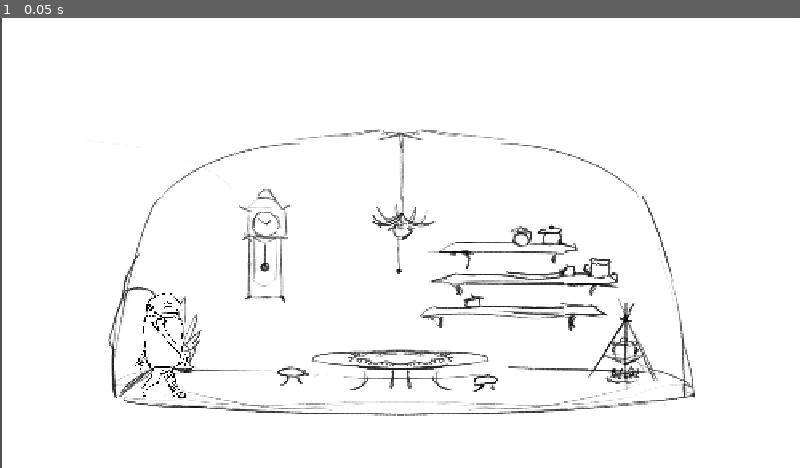
Above: before the commit, frame 1.
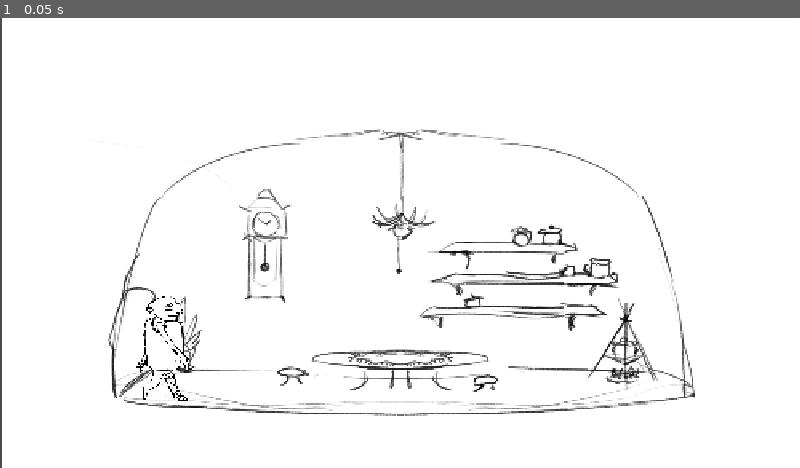
Above: after the commit, the same moment.

Repository: Rudolf-s-gang/projekt-1
Game: Godot game, scene res://scenes/game.tscn
Same seed, same stepped clock (60 frames per second), same inputs: the game is played once before the commit and once after it.
Inputs:
- Up to frame 1 (0.05 s): no input

The runs differ from the first frame. In frame 1, 0.4% of the frame differs, in the area x 16-24%, y 61-86%.

Commit message:
fix: refine player placement and navigation area

Diff:
--- a/scenes/game.tscn
+++ b/scenes/game.tscn
@@ -4,9 +4,9 @@
 [ext_resource type="Texture2D" uid="uid://bqg4ts104n0xu" path="res://assets/sprites/mistnost.jpg" id="2_yqjtg"]
 
 [sub_resource type="NavigationPolygon" id="NavigationPolygon_yqjtg"]
-vertices = PackedVector2Array(-3183.99, 574.32, -4149.29, 518.656, -3958.65, 399.477, -3303.5, 383.703, -3228.98, 488.891, -1739.3, 504.961, -1480.51, 580.688, -1642.62, 399.547, -1195.95, 399.547, -812.133, 502.18, -543.898, 407.82, -516.008, 445.844, -530.453, 498.328)
+vertices = PackedVector2Array(-3183.99, 574.32, -4149.3, 518.656, -3958.65, 399.477, -3303.5, 383.703, -3228.98, 488.891, -1738.43, 504.969, -1480.5, 580.688, -1641.88, 364.602, -1191.99, 380.328, -812.391, 502.273, -543.898, 407.82, -516.008, 445.844, -530.453, 498.328)
 polygons = Array[PackedInt32Array]([PackedInt32Array(0, 1, 2, 3, 4), PackedInt32Array(0, 4, 5, 6), PackedInt32Array(6, 5, 7, 8, 9), PackedInt32Array(9, 10, 11, 12), PackedInt32Array(9, 12, 6)])
-outlines = Array[PackedVector2Array]([PackedVector2Array(-41 …(92 unchanged characters)… -540.223, 395.931, -812.53, 491.72, -1194.64, 389.545, -1647.02, 389.545, -1743.65, 494.913, -3223.77, 478.948, -3298.43, 373.58, -3961.63, 389.545)])
+outlines = Array[PackedVector2Array]([PackedVector2Array(-41 …(92 unchanged characters)… -540.223, 395.931, -812.53, 491.72, -1190.25, 370.387, -1647.02, 354.422, -1743.65, 494.913, -3223.77, 478.948, -3298.43, 373.58, -3961.63, 389.545)])
 parsed_geometry_type = 1
 parsed_collision_mask = 4294967041
 
@@ -14,7 +14,7 @@
 
 [node name="Player" parent="." instance=ExtResource("1_uwrxv")]
 top_level = true
-position = Vector2(-374, 243)
+position = Vector2(-374, 249)
 scale = Vector2(0.120001, 0.121464)
 
 [node name="pozadí" type="Sprite2D" parent="."]
--- a/scenes/player.tscn
+++ b/scenes/player.tscn
@@ -176,9 +176,9 @@
 script = SubResource("GDScript_3vyb7")
 
 [node name="AnimatedSprite2D" type="AnimatedSprite2D" parent="."]
-position = Vector2(-41, -710)
+position = Vector2(-34, -719)
 sprite_frames = SubResource("SpriteFrames_fulsm")
-frame_progress = 0.503404
+frame_progress = 0.572751
 flip_h = true
 
 [node name="kolize-chůze" type="CollisionShape2D" parent="."]
